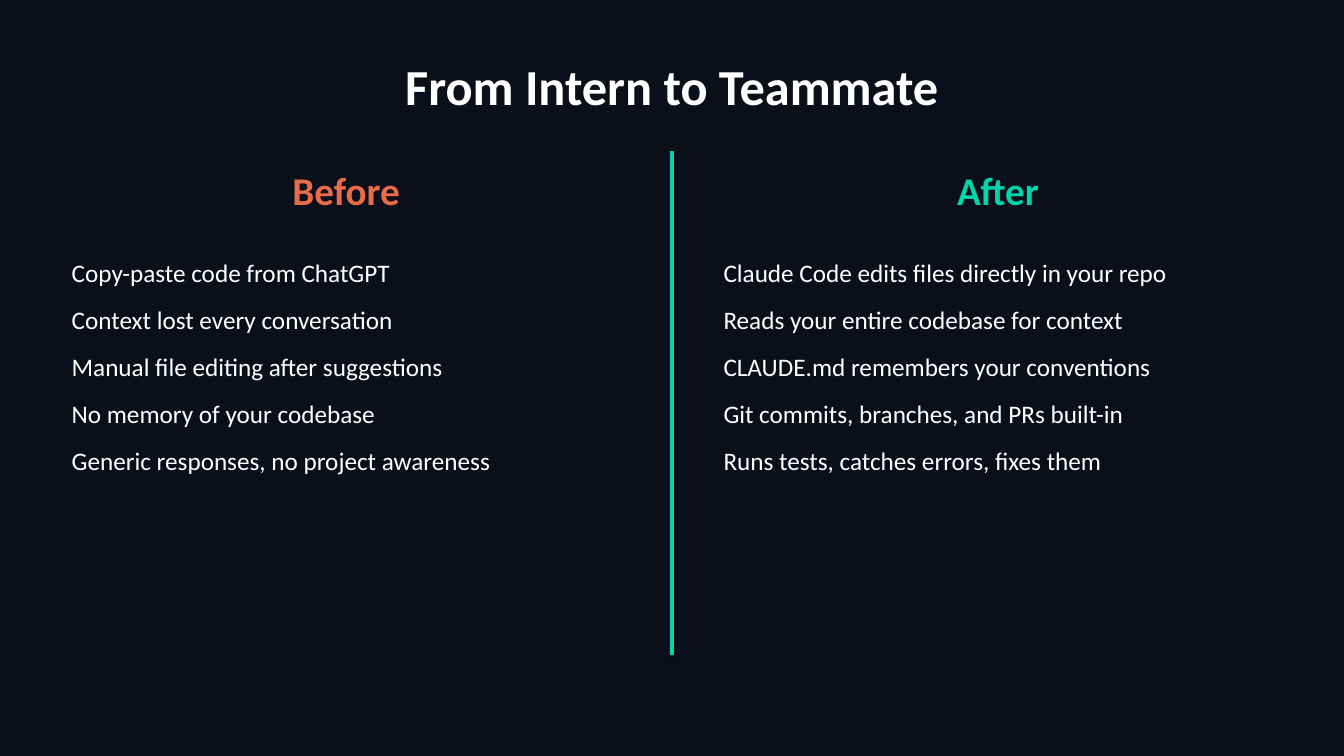
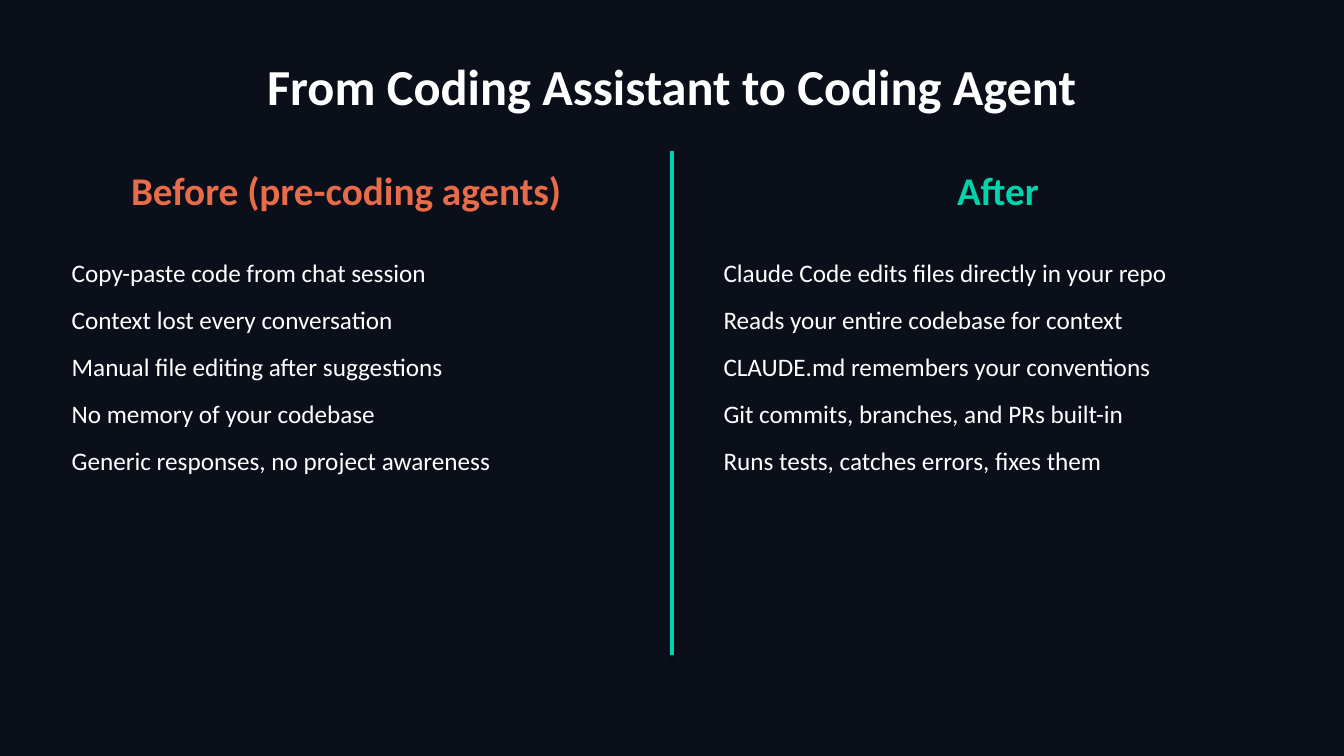
Before and after one commit to scottrhay/AIA-ClaudeCopilot, a slide deck: slide 5 of slides/Day2_Claude_Code_Fundamentals.pptx. Drawn at 1344x756 pixels with LibreOffice and Linux fonts; fonts in the diff are those of the drawing. Boxes give left, top, right and bottom in pixels: in the first picture for what was removed or moved away, otherwise in the second. Text is boxed around its words. In the diff, an @@ line names an element or a change of style, - is before the commit and + after.

```diff
--- a/slides/Day2_Claude_Code_Fundamentals.pptx
+++ b/slides/Day2_Claude_Code_Fundamentals.pptx
@@ text at [267,69,1076,114]: text changed @@
-From Intern to Teammate
+From Coding Assistant to Coding Agent
@@ text at [131,176,561,212]: text changed @@
-Before
+Before (pre-coding agents)
@@ text at [72,264,425,286]: text changed @@
-Copy-paste code from ChatGPT
+Copy-paste code from chat session
```
Also in this commit, not shown: 39 other slides changed, 2 slides added, 18 slides removed, 16 other files.
